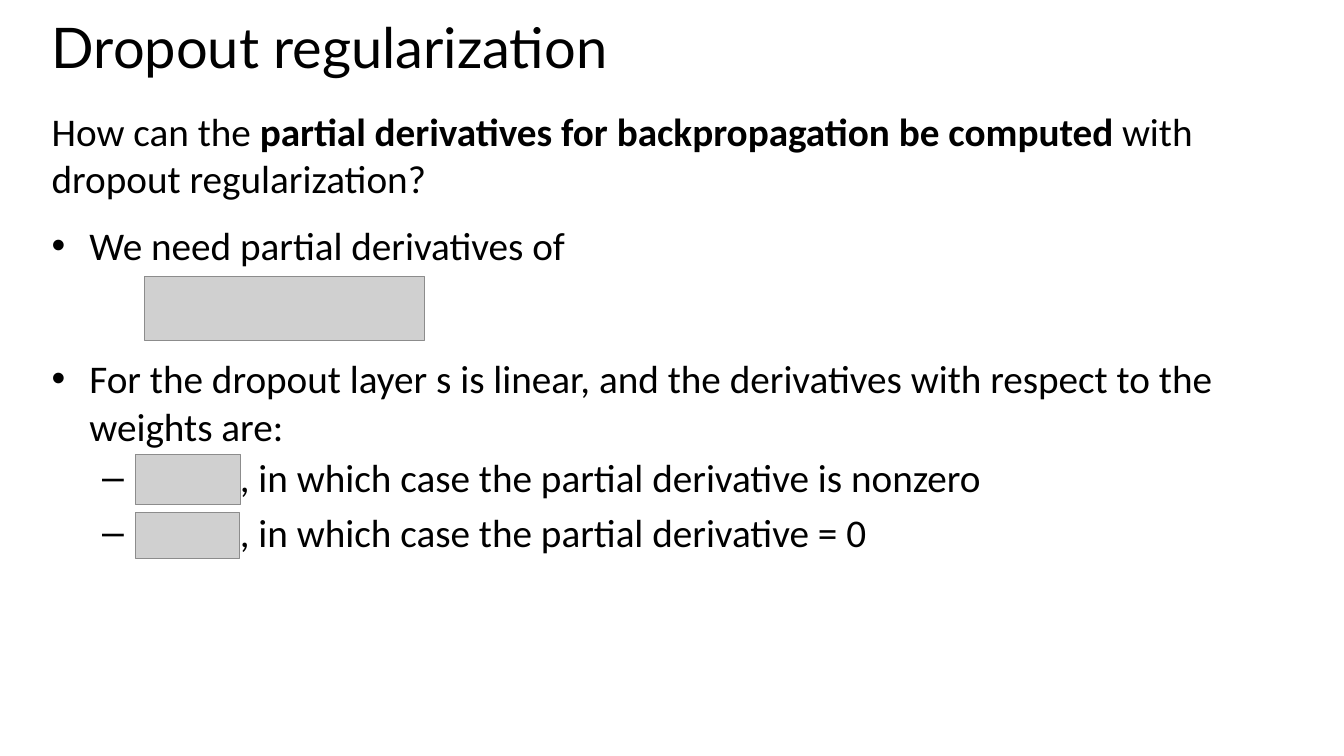
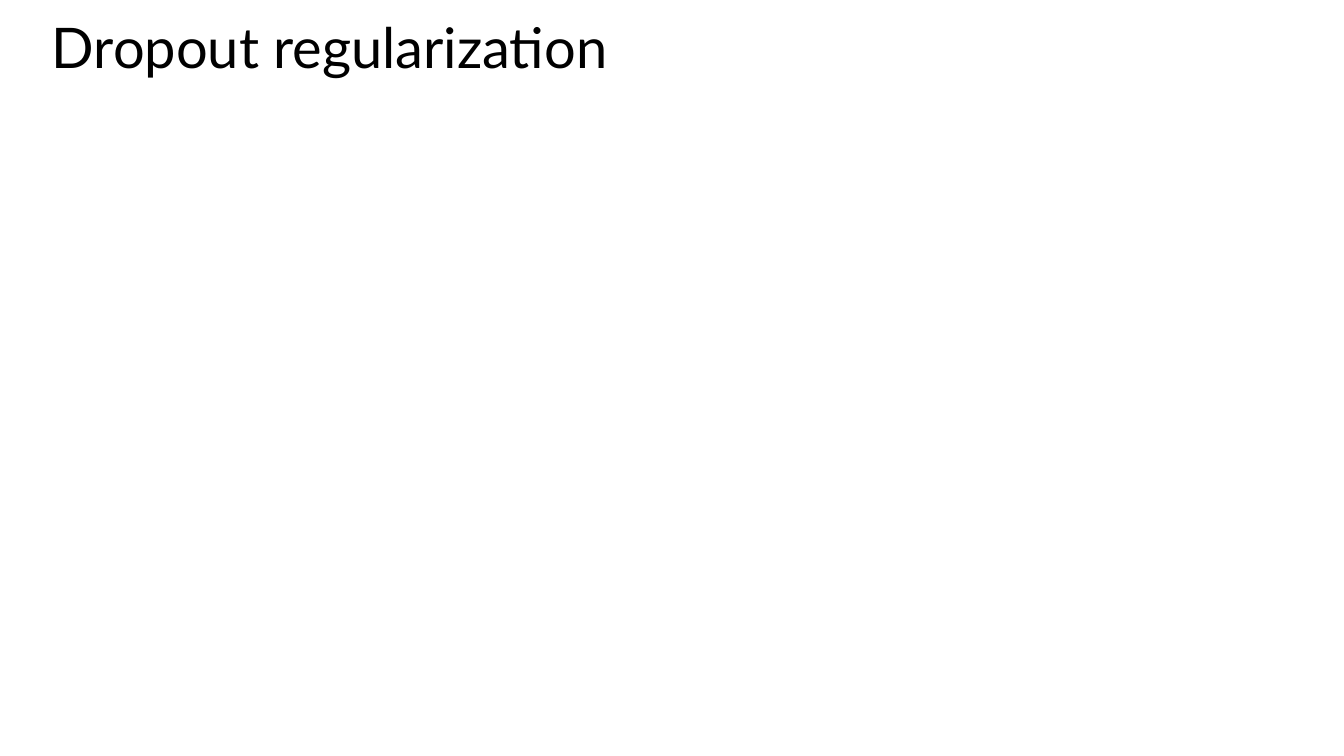
Before and after one commit to StephenElston/CSCI-E25, a slide deck: slide 53 of Slides/3_BuildingBlocksOfDeepLearning.pptx. Drawn at 1344x756 pixels with LibreOffice and Linux fonts; fonts in the diff are those of the drawing; grey boxes stand for pictures. Boxes give left, top, right and bottom in pixels: in the first picture for what was removed or moved away, otherwise in the second. Text is boxed around its words. In the diff, an @@ line names an element or a change of style, - is before the commit and + after.

Commit message:
Reorganized slides, updated text, corrected errors

```diff
--- a/Slides/3_BuildingBlocksOfDeepLearning.pptx
+++ b/Slides/3_BuildingBlocksOfDeepLearning.pptx
@@ text removed at (52,118,1212,554) @@
-How can the partial derivatives for backpropagation be computed with dropout regularization?
-• We need partial derivatives of
-• For the dropout layer s is linear, and the derivatives with respect to the weights are:
-  – , in which case the partial derivative is nonzero
-  – , in which case the partial derivative = 0
@@ picture removed at (145,276,425,340) @@
@@ picture removed at (135,455,240,505) @@
@@ picture removed at (135,513,239,559) @@
```
Also in this commit, not shown: 9 other slides changed, 1 slide added, 1 slide removed.
